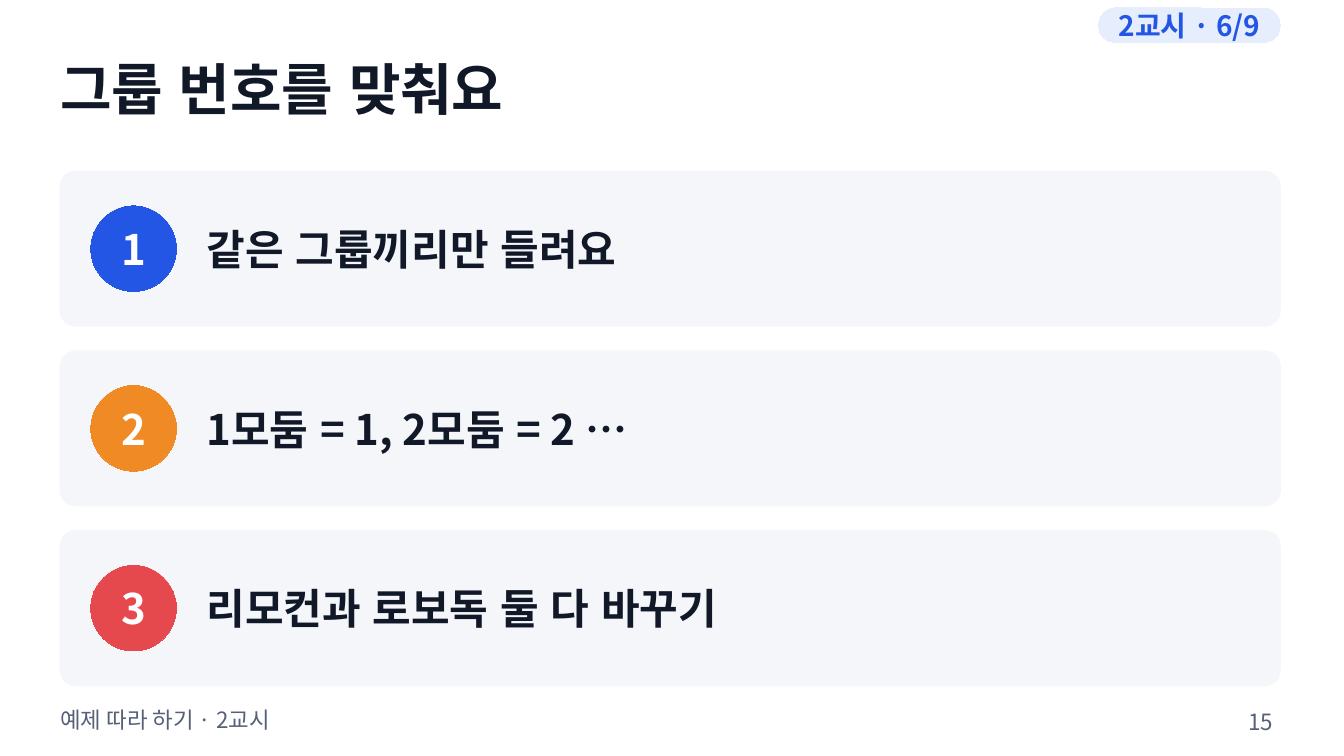
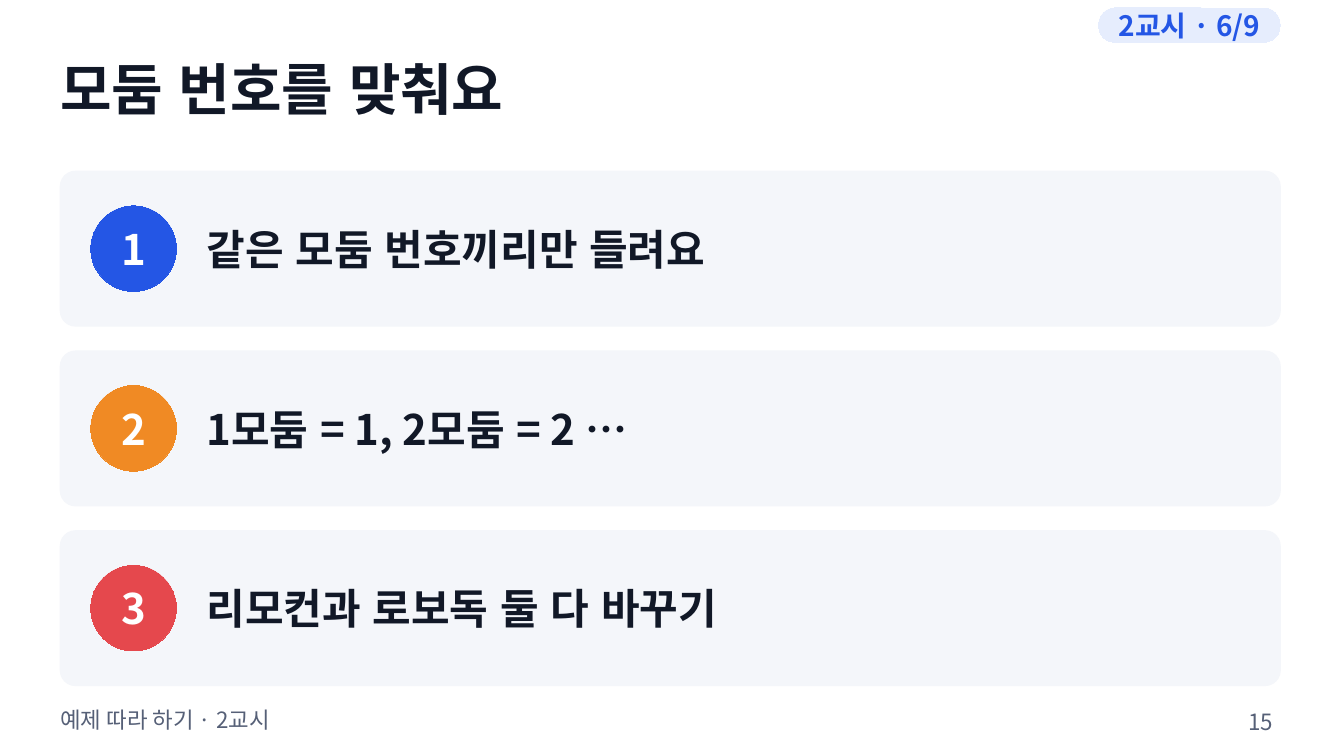
Before and after one commit to boundaryx01-uniquelife/microbit, a slide deck: slide 15 of bridge/docs/materials/예제_따라하기/예제_수업슬라이드.pptx. Drawn at 1344x756 pixels with LibreOffice and Linux fonts; fonts in the diff are those of the drawing. Boxes give left, top, right and bottom in pixels: in the first picture for what was removed or moved away, otherwise in the second. Text is boxed around its words. In the diff, an @@ line names an element or a change of style, - is before the commit and + after.

```diff
--- a/bridge/docs/materials/예제_따라하기/예제_수업슬라이드.pptx
+++ b/bridge/docs/materials/예제_따라하기/예제_수업슬라이드.pptx
@@ text at [60, 63, 503, 115]: text changed @@
-그룹 번호를 맞춰요
+모둠 번호를 맞춰요
@@ text at [207, 229, 705, 269]: text changed @@
-같은 그룹끼리만 들려요
+같은 모둠 번호끼리만 들려요
```
Also in this commit, not shown: 4 other slides changed, 55 other files.
